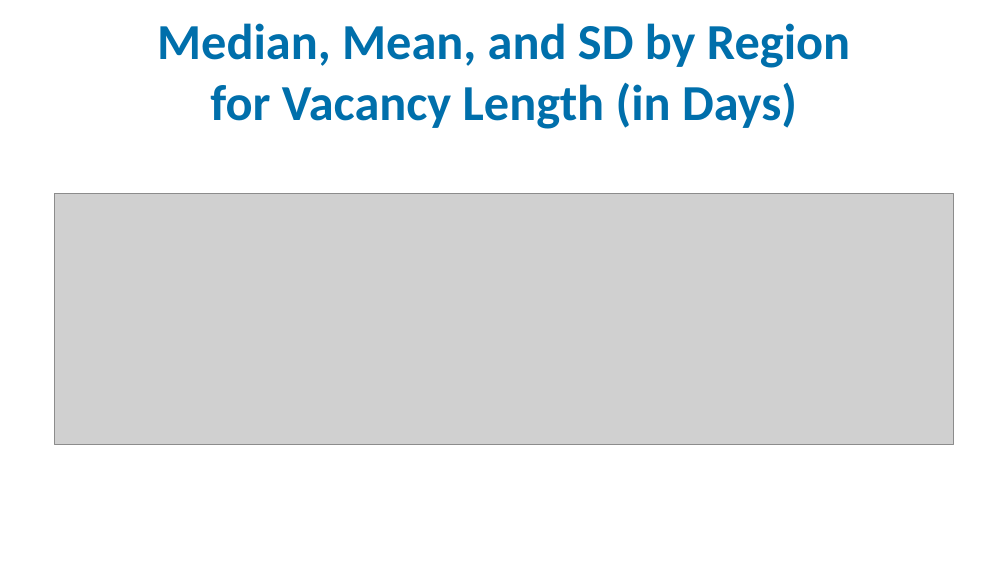
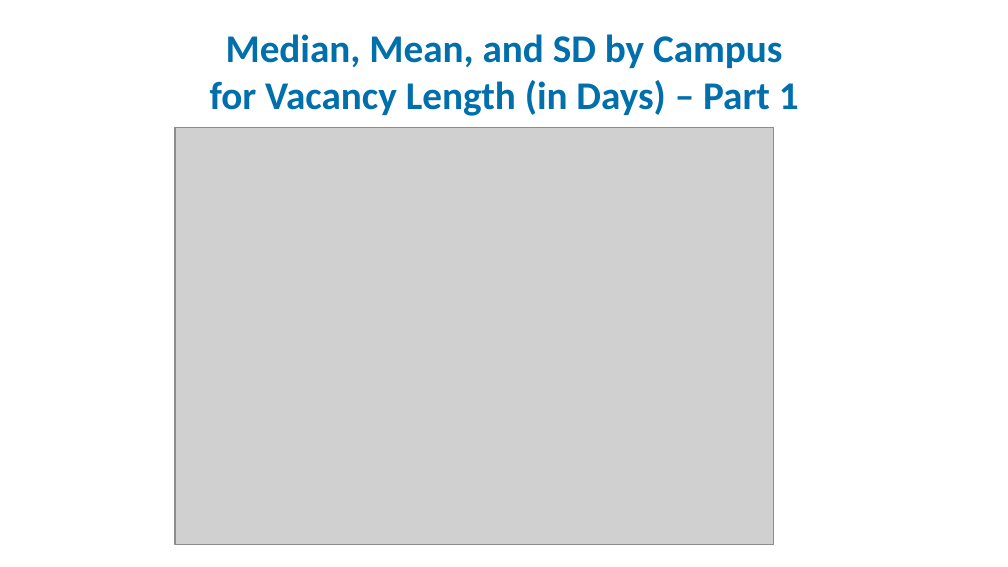
Before and after one commit to idea-analytics/Staffing_Trends_Performance_Vacancies, a slide deck: slide 20 of graphs/Staffing_Part1_23-24_preliminary_report.pptx (slide 5 before the commit). Drawn at 1008x567 pixels with LibreOffice and Linux fonts; fonts in the diff are those of the drawing; grey boxes stand for pictures; background and template pictures are left out. Boxes give left, top, right and bottom in pixels: in the first picture for what was removed or moved away, otherwise in the second. Text is boxed around its words. In the diff, an @@ line names an element or a change of style, - is before the commit and + after.

Commit message:
subject
added subject for FMLA and Vacancy data (4 subjects)

```diff
--- a/graphs/Staffing_Part1_23-24_preliminary_report.pptx
+++ b/graphs/Staffing_Part1_23-24_preliminary_report.pptx
@@ title at [210, 34, 799, 116]: text changed; size 36 to 28 pt @@
-Median, Mean, and SD by Region
-for Vacancy Length (in Days)
+Median, Mean, and SD by Campus
+for Vacancy Length (in Days) – Part 1
@@ picture added at [175, 127, 773, 544] @@
@@ picture removed at [54, 194, 954, 445] @@
```
Also in this commit, not shown: 1 other slide changed, 36 slides added, 2 other files.
